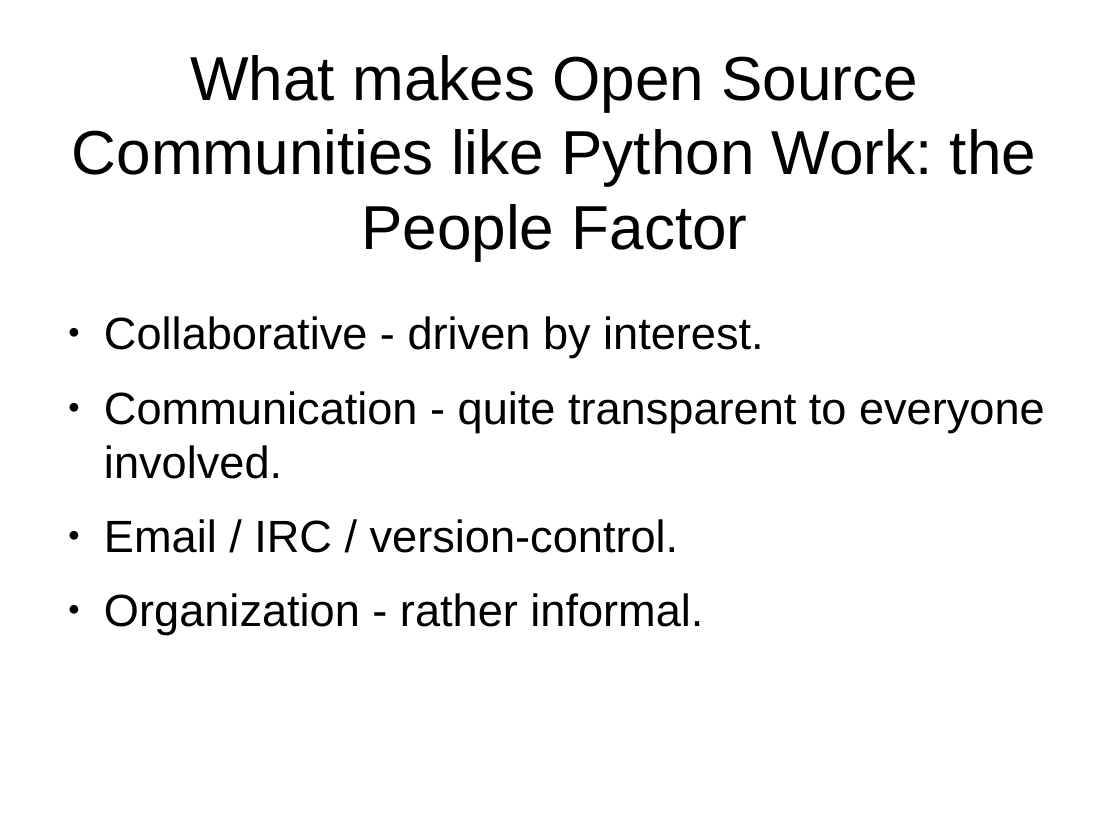
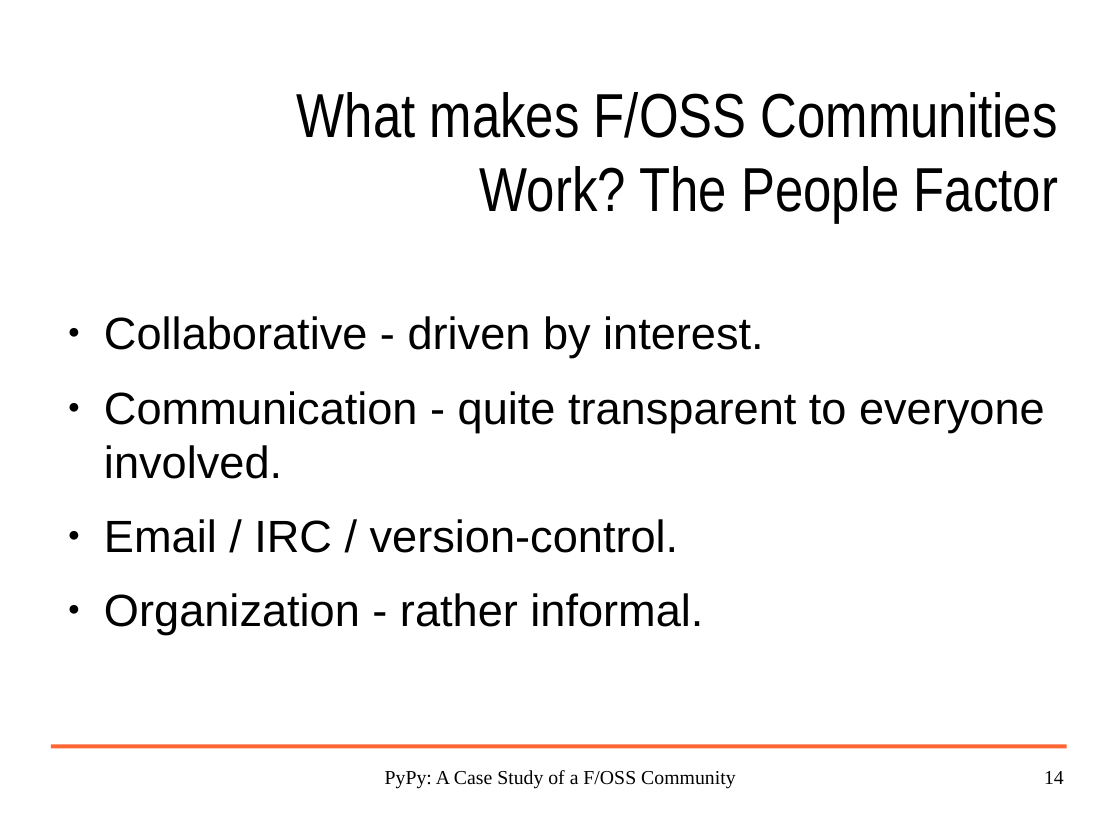
Before and after one commit to wdv4758h/pypy-extradoc, a slide deck: slide 14 of talk/pypy_euworkshop_2005-12-08/pypy-brussels-2005-12-08.odp (slide 10 before the commit). Drawn at 1120x840 pixels with LibreOffice and Linux fonts; fonts in the diff are those of the drawing; background and template pictures are left out. Boxes give left, top, right and bottom in pixels: in the first picture for what was removed or moved away, otherwise in the second. Text is boxed around its words. In the diff, an @@ line names an element or a change of style, - is before the commit and + after.

```diff
--- a/talk/pypy_euworkshop_2005-12-08/pypy-brussels-2005-12-08.odp
+++ b/talk/pypy_euworkshop_2005-12-08/pypy-brussels-2005-12-08.odp
@@ title at bbox=[297, 92, 1058, 223]: text changed; font Arial to Arial Narrow @@
-What makes Open Source Communities like Python Work: the People Factor
+What makes F/OSS Communities Work? The People Factor
@@ line added from (51, 747) to (1067, 747), #FF6633 2.89 pt @@
@@ text added at bbox=[385, 770, 736, 789], 14 pt, text #000000 @@
+PyPy: A Case Study of a F/OSS Community
@@ page number added at bbox=[1044, 771, 1064, 784], 14 pt, text #000000 @@
+14
```
Also in this commit, not shown: 23 other slides changed, 11 slides added, 4 slides removed, 1 other file.
